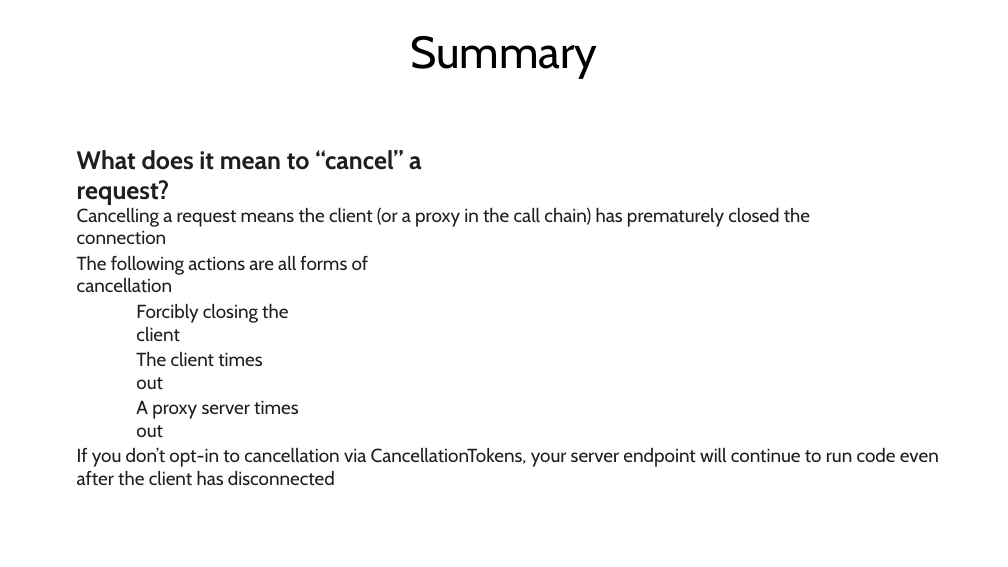
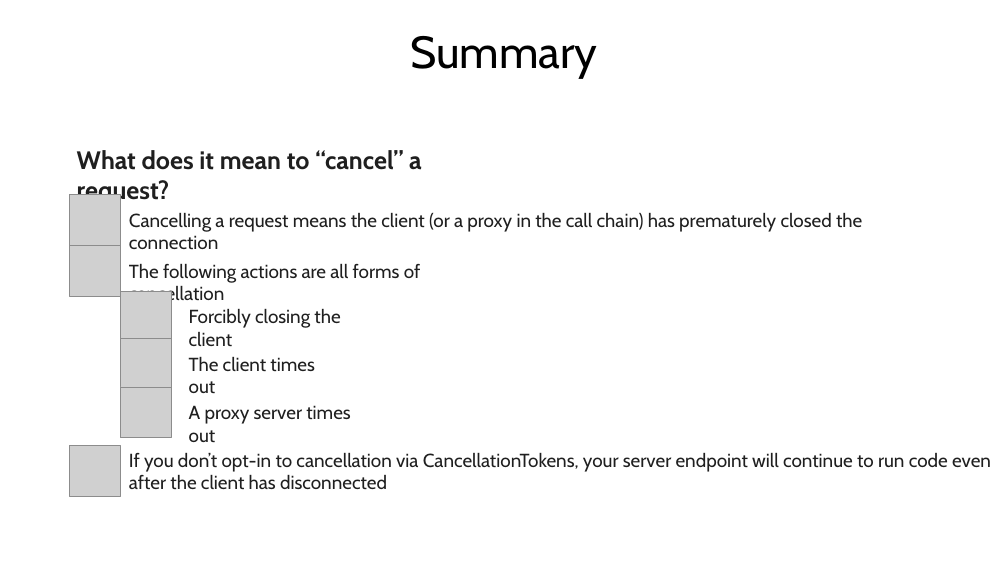
Before and after one commit to roblappcoupa/simple-web-api, a slide deck: slide 11 of Docs/HttpProxies.pptx (slide 10 before the commit). Drawn at 1008x567 pixels with LibreOffice and Linux fonts; fonts in the diff are those of the drawing; grey boxes stand for pictures. Boxes give left, top, right and bottom in pixels: in the first picture for what was removed or moved away, otherwise in the second. Text is boxed around its words. In the diff, an @@ line names an element or a change of style, - is before the commit and + after.

```diff
--- a/Docs/HttpProxies.pptx
+++ b/Docs/HttpProxies.pptx
@@ picture added at (70, 194, 120, 245) @@
@@ picture added at (70, 245, 120, 296) @@
@@ text "The following actions are all ..." rewrapped from (77, 256, 369, 293) to (129, 264, 421, 305) @@
@@ picture added at (120, 291, 171, 342) @@
@@ 5 texts: place and size @@
-5 texts at (77, 208, 939, 486)
+5 texts at (129, 213, 991, 490)
@@ picture added at (120, 339, 171, 389) @@
@@ picture added at (120, 387, 171, 438) @@
@@ picture added at (70, 446, 120, 497) @@
```
Also in this commit, not shown: 4 other slides changed, 1 slide added, 3 other files.
